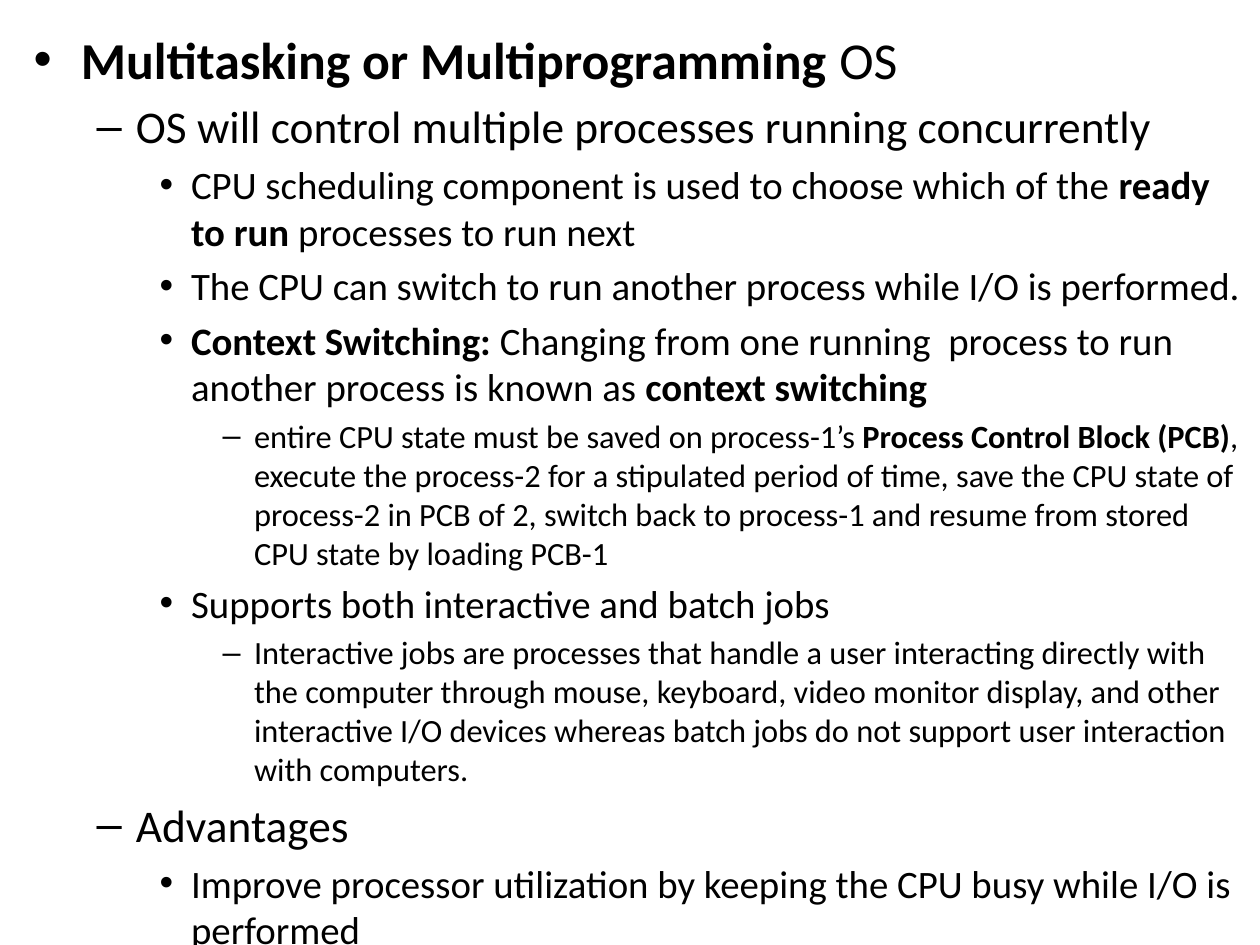
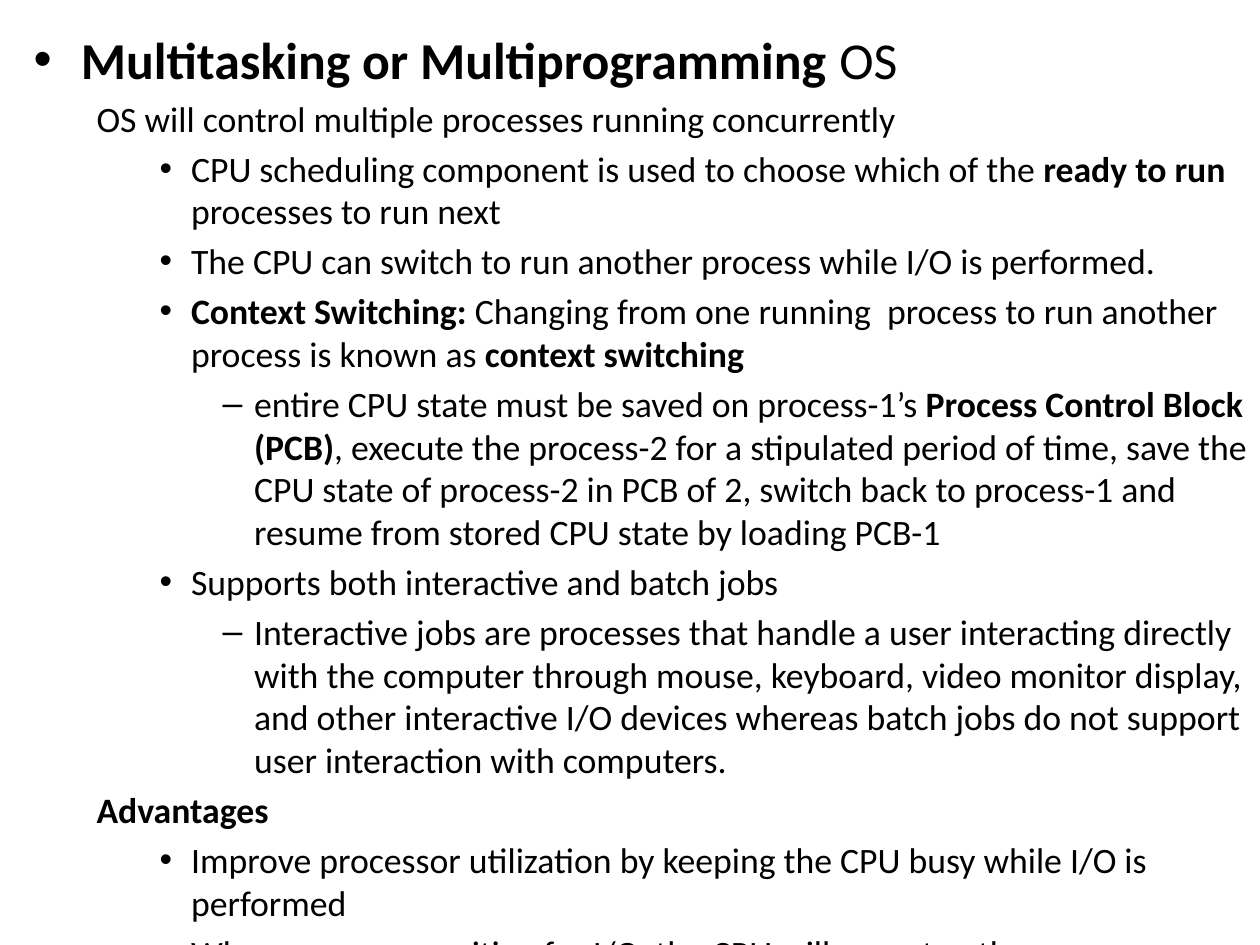
Before and after one commit to PrashanthSingaravelan/Fall-Semester-2020-2021, a slide deck: slide 39 of CSI1002 Operating System Principles/Geraldine/Module 1 Introduction.pptx. Drawn at 1260x945 pixels with LibreOffice and Linux fonts; fonts in the diff are those of the drawing. Boxes give left, top, right and bottom in pixels: in the first picture for what was removed or moved away, otherwise in the second. Text is boxed around its words. In the diff, an @@ line names an element or a change of style, - is before the commit and + after.

```diff
--- a/CSI1002 Operating System Principles/Geraldine/Module 1 Introduction.pptx
+++ b/CSI1002 Operating System Principles/Geraldine/Module 1 Introduction.pptx
@@ text at bbox=[97, 107, 1246, 922]: size 25.9 to 20.4 pt in "OS will control multiple processes running concurrently", "Advantages"; size 22.2 to 20.4 pt in "CPU scheduling component is used to choose ...", "The CPU can switch to run another ...", "Context Switching: Changing from one running process ...", "Supports both interactive and batch jobs" and 1 more places; size 18.5 to 20.4 pt in "entire CPU state must be saved on ...", "Interactive jobs are processes that handle a ...", "When a process waiting for I/O, the ..."; bold on in "Advantages"; bullet – to none; less space between paragraphs; bullet – to •; list level 4 to 3 in "When a process waiting for ..." @@
```
Also in this commit, not shown: 8 other slides changed, 1 slide added, 1 slide removed, 21 other files.
